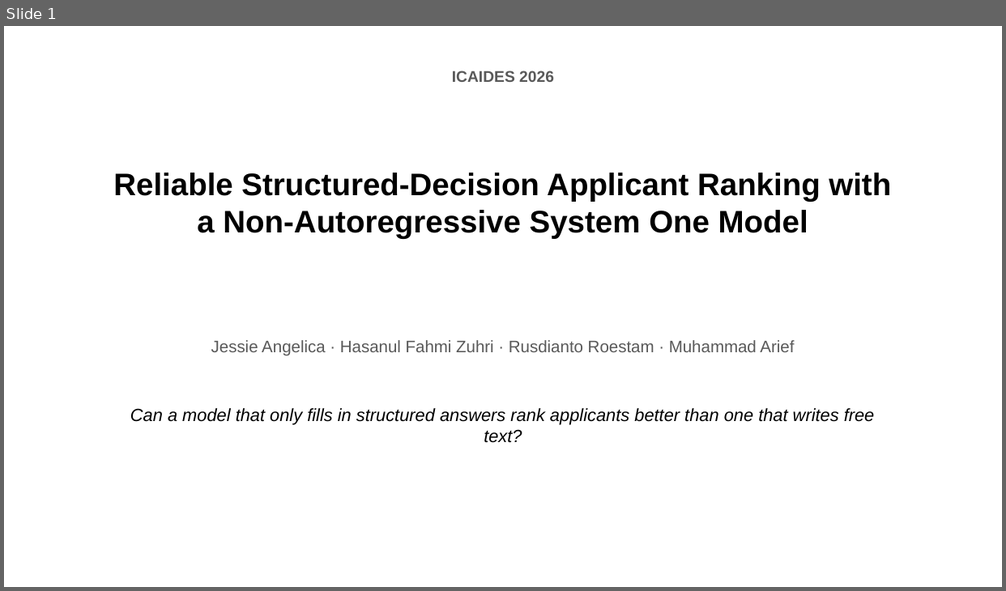
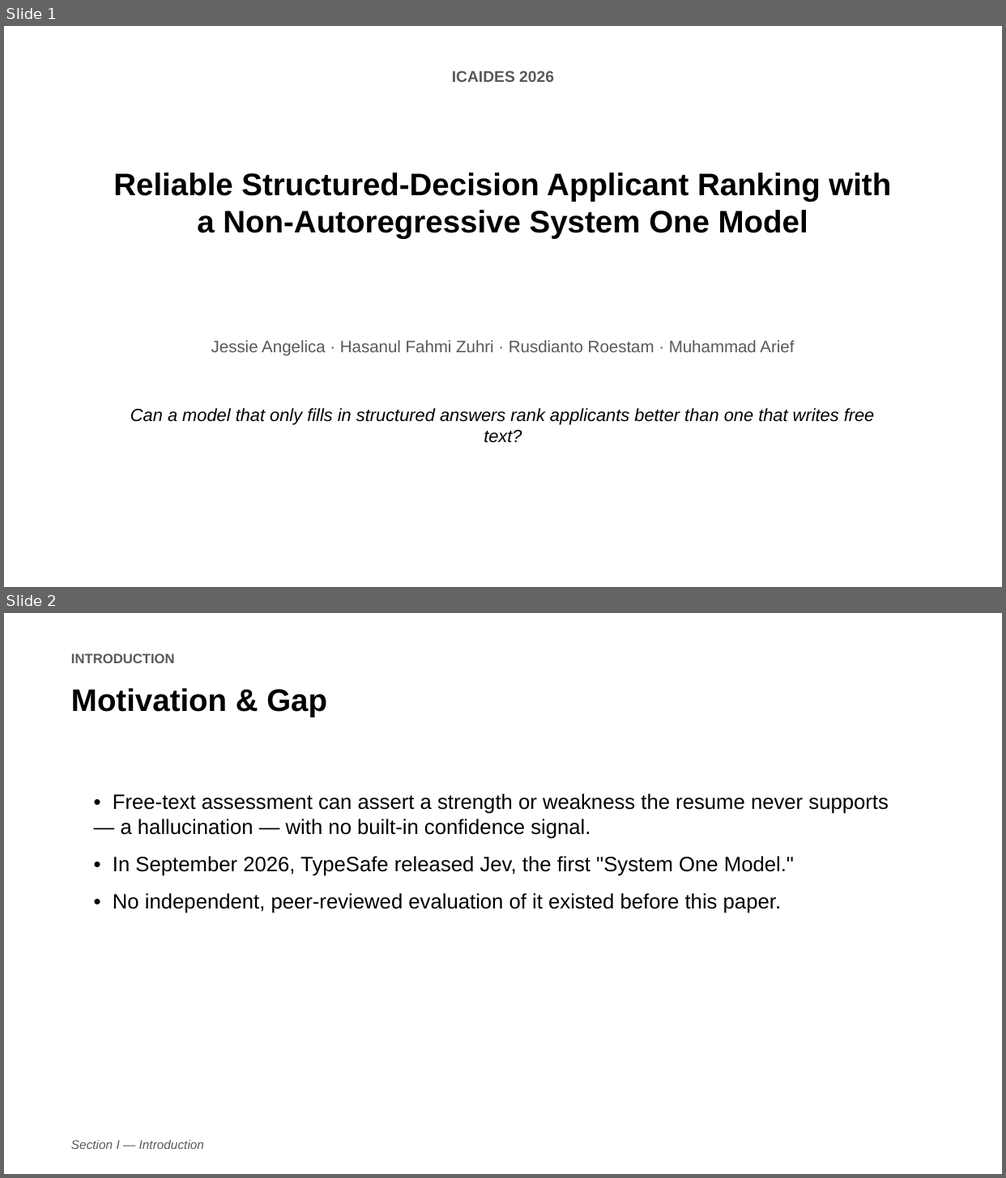
Before and after one commit to jessieangelicauni/hire-rank, a slide deck: docs/presentation/icaides2026_jev.pptx. Shown one above the other, each under a label of ours: slide 1 before the commit, slides 1 and 2 after it. The pictures are 1006x591 and 1006x1178 pixels, drawn with LibreOffice and Linux fonts; fonts in the diff are those of the drawing. Boxes give left, top, right and bottom in pixels: in the first picture for what was removed or moved away, otherwise in the second. Text is boxed around its words. In the diff, an @@ line names an element or a change of style, - is before the commit and + after.

```diff
--- a/docs/presentation/icaides2026_jev.pptx
+++ b/docs/presentation/icaides2026_jev.pptx
@@ slide 2 added at bbox=[4, 613, 1002, 1174], background #FFFFFF @@
@@ text added at bbox=[71, 653, 175, 663], 13 pt, text #595959, bold @@
+INTRODUCTION
@@ text added at bbox=[71, 688, 327, 717], 30 pt, text #000000, bold @@
+Motivation & Gap
@@ text added at bbox=[113, 794, 889, 914], 20 pt, text #000000 @@
+• Free-text assessment can assert a strength or weakness the resume never supports — a hallucination — with no built-in confidence signal.
+• In September 2026, TypeSafe released Jev, the first "System One Model."
+• No independent, peer-reviewed evaluation of it existed before this paper.
@@ text added at bbox=[71, 1140, 204, 1149], 12 pt, text #595959, italic @@
+Section I — Introduction
```
Also in this commit, not shown: 1 other slide added, 1 other file.
